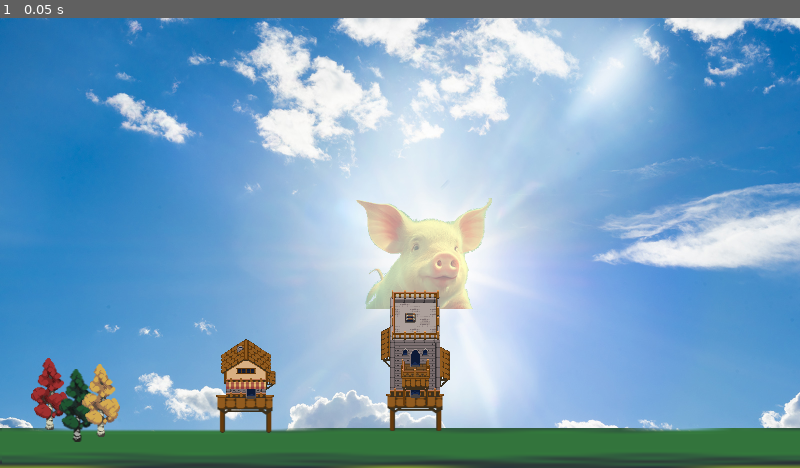
Above: before the commit, frame 1.
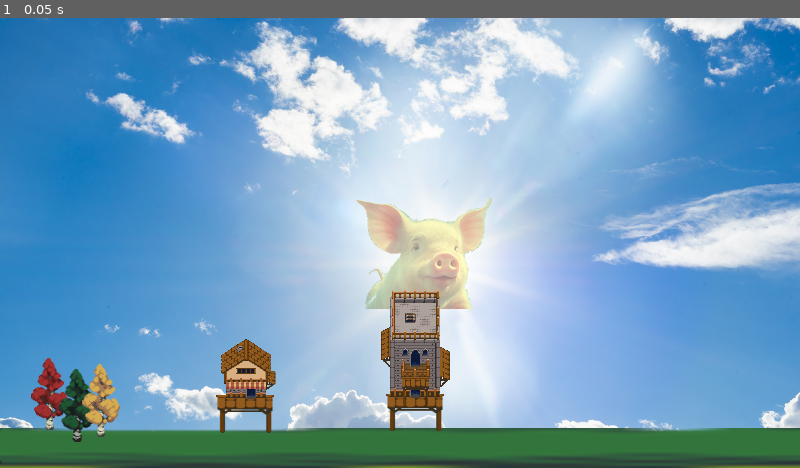
Above: after the commit, the same moment.

Repository: PlayDieRepeat/gmtk_2024
Game: Godot game, scene res://scenes/levels/levelTest.tscn
Same seed, same stepped clock (60 frames per second), same inputs: the game is played once before the commit and once after it. This scene is started directly instead of the project's main scene. Sound files missing from this copy of the repository are replaced by a short silence.
Inputs:
- Up to frame 1 (0.05 s): no input

The runs differ from the first frame. In frame 1, less than 0.1% of the frame differs, in the area x 7-12%, y 78-94%.

Commit message:
reenable plugin for jake

Diff:
--- a/project.godot
+++ b/project.godot
@@ -46,7 +46,7 @@
 
 [editor_plugins]
 
-enabled=PackedStringArray("res://addons/resonate/plugin.cfg")
+enabled=PackedStringArray("res://addons/filesystem_drawer/plugin.cfg", "res://addons/resonate/plugin.cfg")
 
 [input]
 
--- a/scenes/levels/levelTest.tscn
+++ b/scenes/levels/levelTest.tscn
@@ -107,6 +107,11 @@
 scale = Vector2(0.75, 0.75)
 texture = ExtResource("9_bw7tt")
 
+[node name="limeTree" type="Sprite2D" parent="."]
+position = Vector2(62, 310)
+scale = Vector2(0.75, 0.75)
+texture = ExtResource("9_bw7tt")
+
 [node name="yellowTree" type="Sprite2D" parent="."]
 position = Vector2(81, 306)
 scale = Vector2(0.75, 0.75)
